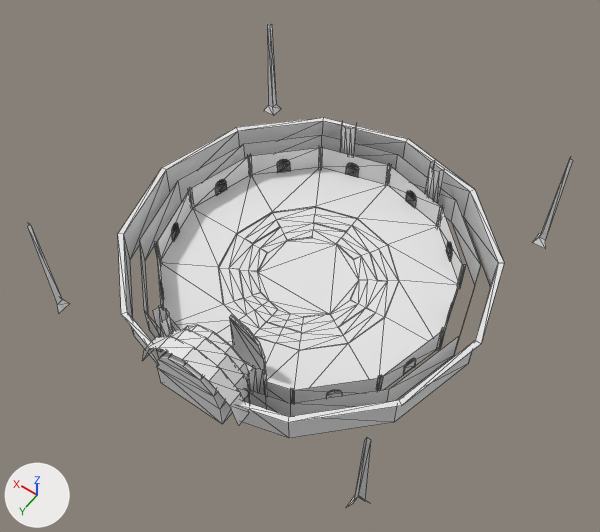
Two versions of the glTF model Assets/Models/arena.glb, one commit apart.
Camera for both pictures: a 50 mm camera at (-1.92, 2.78, 4.4) aimed at (-0.04, 0.15, 0.26). Lighting does not change. The marker at lower left points along +X, +Y and +Z. Mesh edges are drawn as thin lines. Vertices at the same position are counted once.

In view in the first picture: 'Cylinder', 'Door'.
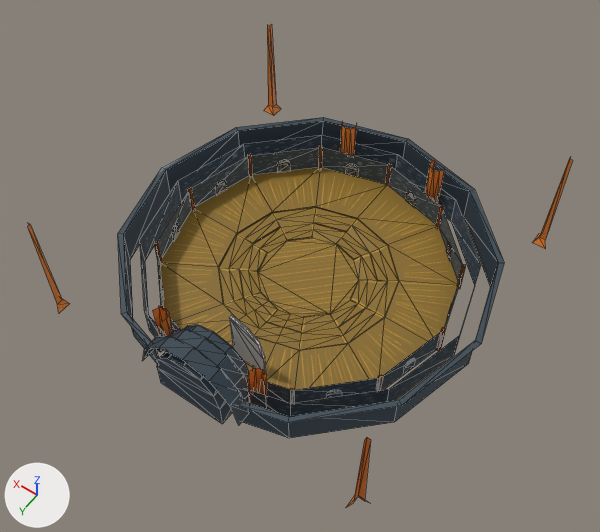
The change, as a diff of the scene's bpy script:
```diff
--- a/Assets/Models/arena.glb.py
+++ b/Assets/Models/arena.glb.py
@@ img_walls @@
+img_walls = load_image('walls', '_unpacked/walls', 1024, 1024, 'sRGB')
@@ img_floor @@
+img_floor = load_image('floor', '_unpacked/floor', 1024, 1024, 'sRGB')
@@ mat_walls @@
 mat_walls = principled_material('walls')
-mat_walls.base_color = (0.8, 0.8, 0.8)  # white #e7e7e7
+mat_walls.texture = img_walls
@@ mat_floor @@
 mat_floor = principled_material('floor')
-mat_floor.base_color = (0.8, 0.8, 0.8)  # white #e7e7e7
+mat_floor.texture = img_floor
@@ mat_poles @@
 mat_poles = principled_material('poles')
-mat_poles.base_color = (0.8, 0.8, 0.8)  # white #e7e7e7
+mat_poles.base_color = (0.8, 0.214, 0.0263)  # orange #e77f2d
@@ mat_big_door @@
 mat_big_door = principled_material('big_door')
-mat_big_door.base_color = (0.8, 0.8, 0.8)  # white #e7e7e7
+mat_big_door.base_color = (0.0286, 0.0497, 0.07)  # dark blue #2f3f4b
@@ me_cylinder @@
 # used by ob_cylinder; location = (0.0, 0.0, 0.0)
-me_cylinder.from_pydata(...)  # 611 vertices, 798 faces; spans x -1.24..1.24, y -1.24..1.2, z -0.03..0.8
+me_cylinder.from_pydata(...)  # 521 vertices, 638 faces; spans x -1.24..1.24, y -1.24..1.2, z -0.03..0.8
+# me_cylinder part 1
+# 90 vertices are removed from x -0.95..0.95, y -0.95..0.73, z 0.0..0.12
+# 177 faces are deleted
+# 6 vertices move within x 0.92..0.94, y -0.29..0.29, z 0.0..0.12
+# 17 new faces join them, mat_dungeon_doors
+# me_cylinder part 2: 327 kept faces spanning x -1.24..1.24, y -1.24..1.16, z -0.03..0.27 get new texture (UV) coordinates
 me_cylinder.materials.append(mat_dungeon_doors)
```

Where the change shows, as pixel boxes [x1, y1, x2, y2] in the pictures (600 x 532 px):
'Cylinder', surface changed, recoloured, reshaped
    both: [28, 24, 573, 507]
part 1 of me_cylinder, cut back
    before: [160, 159, 453, 392]
    after: [161, 180, 227, 290]
part 2 of me_cylinder, surface changed (white to brown)
    both: [118, 117, 504, 438]
